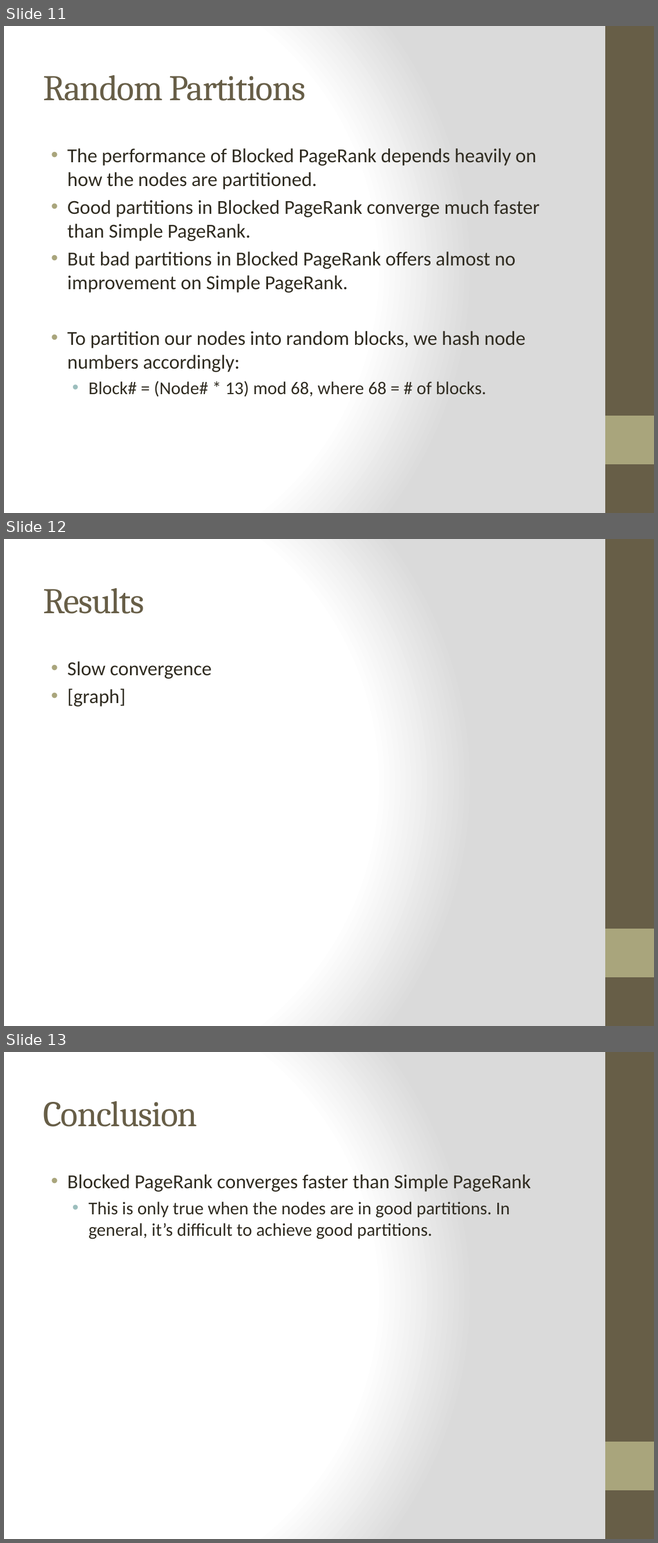
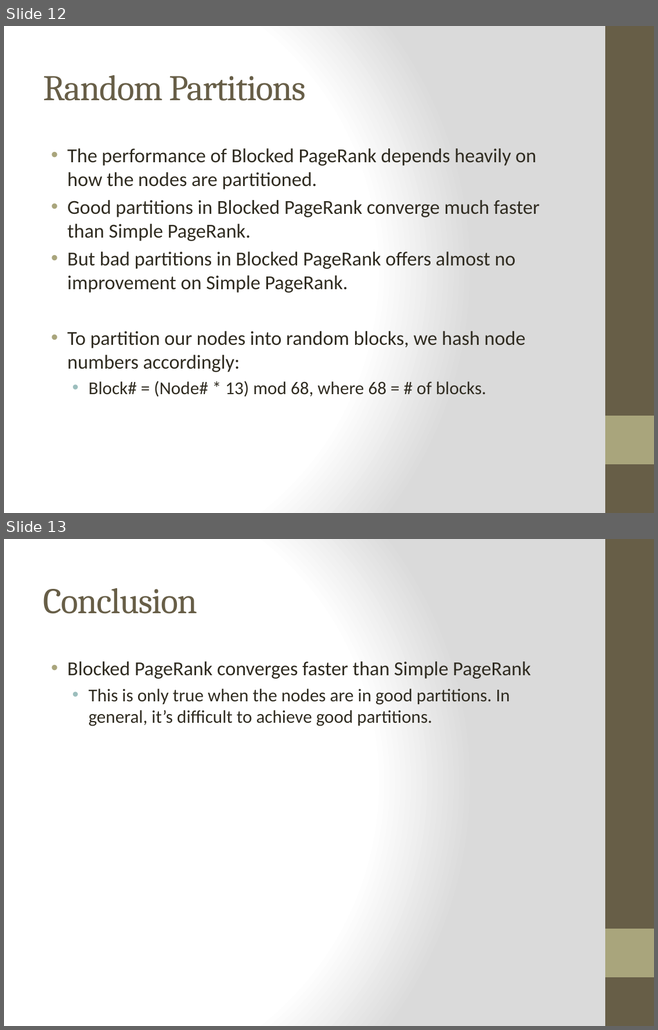
Before and after one commit to piranna0/CS5300P2, a slide deck: presentation.pptx. Shown one above the other, each under a label of ours: slides 11, 12 and 13 before the commit, slides 12 and 13 after it. The pictures are 658x1543 and 658x1030 pixels, drawn with LibreOffice and Linux fonts; fonts in the diff are those of the drawing. Boxes give left, top, right and bottom in pixels: in the first picture for what was removed or moved away, otherwise in the second. Text is boxed around its words. In the diff, an @@ line names an element or a change of style, - is before the commit and + after.

```diff
--- a/presentation.pptx
+++ b/presentation.pptx
@@ slide 12 removed at <box>4,539,654,1026</box>, background gradient #FFFFFF to #DADADA; not listed: 2 template elements that a slide beside it also shows @@
@@ title removed at <box>43,588,144,614</box> @@
-Results
@@ text removed at <box>67,661,212,707</box> @@
-• Slow convergence
-• [graph]
@@ what was slide 11 is now slide 12 @@
```
Also in this commit, not shown: 1 slide changed, 1 slide added.
